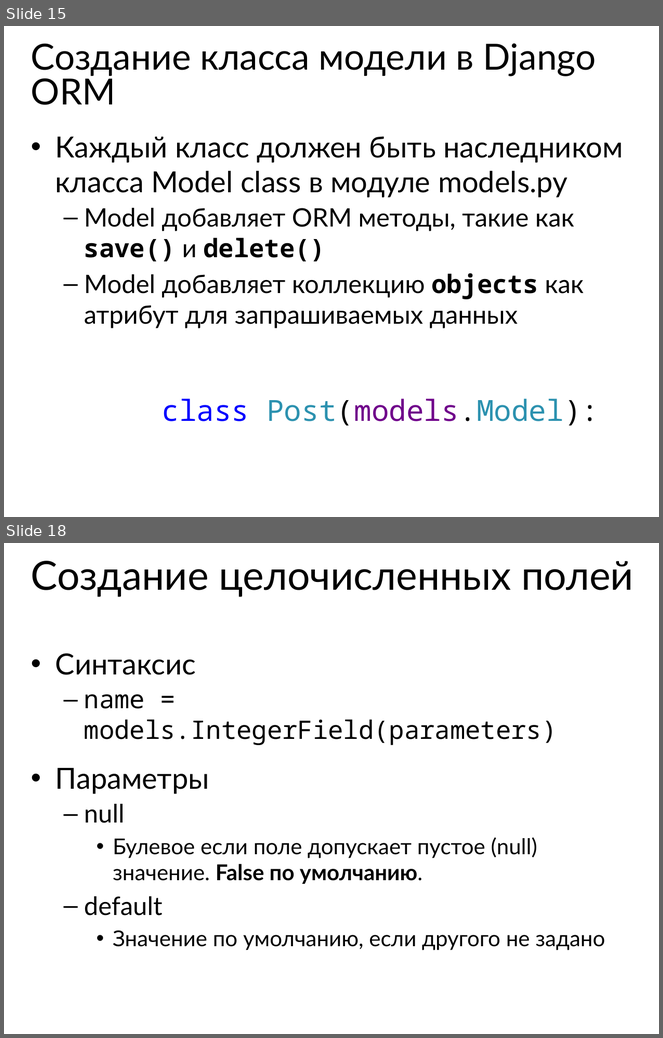
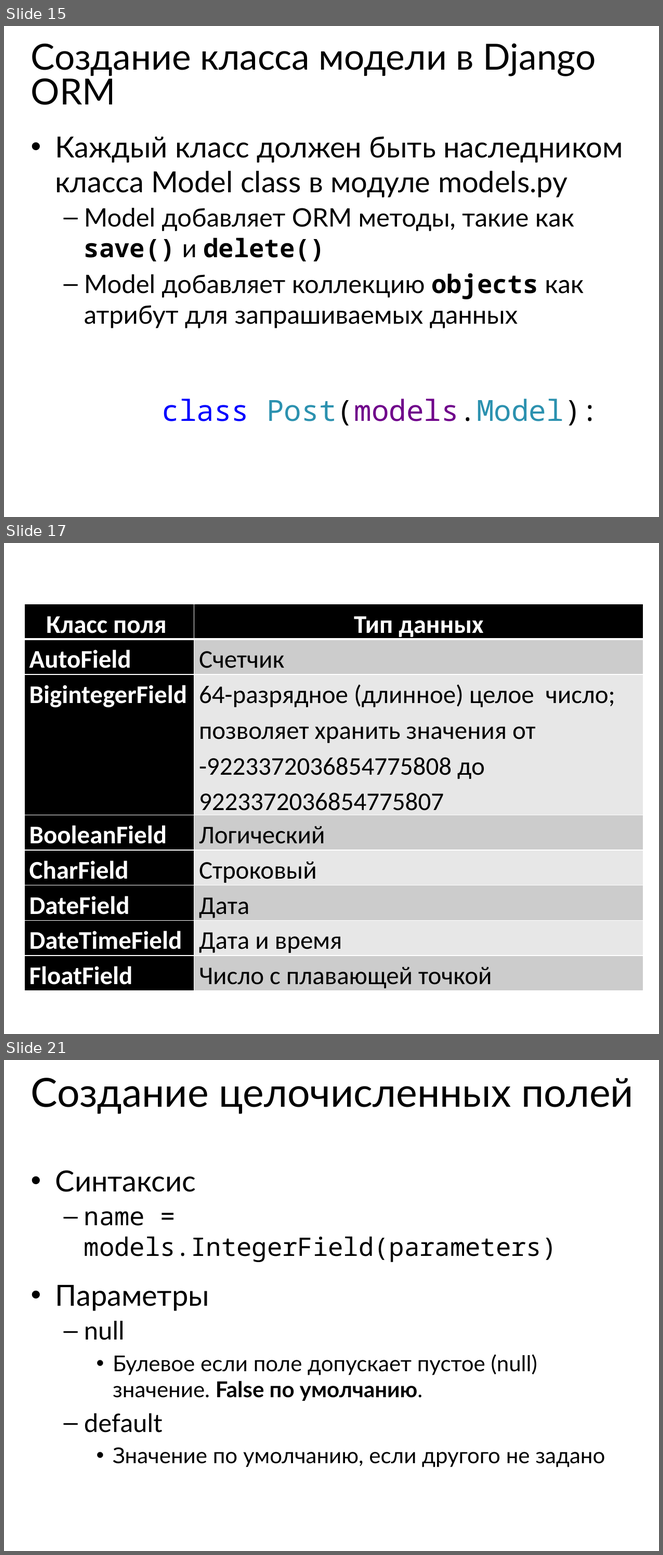
Before and after one commit to maxchv/LearnPython, a slide deck: week12/Models.pptx. Shown one above the other, each under a label of ours: slides 15 and 18 before the commit, slides 15, 17 and 21 after it; the slides between them are not shown. The pictures are 663x1038 and 663x1555 pixels, drawn with LibreOffice and Linux fonts; fonts in the diff are those of the drawing. Boxes give left, top, right and bottom in pixels: in the first picture for what was removed or moved away, otherwise in the second. Text is boxed around its words. In the diff, an @@ line names an element or a change of style, - is before the commit and + after.

```diff
--- a/week12/Models.pptx
+++ b/week12/Models.pptx
@@ slide 17 added at (x1=4, y1=543, x2=659, y2=1034), background #FFFFFF @@
@@ table added at (x1=24, y1=604, x2=644, y2=991), 8 rows, 2 columns @@
+Класс поля | Тип данных
+AutoField | Счетчик
+BigintegerField | 64-разрядное (длинное) целое число; позволяет хранить значения от -9223372036854775808 до 9223372036854775807
+BooleanField | Логический
+CharField | Строковый
+DateField | Дата
+DateTimeField | Дата и время
+FloatField | Число с плавающей точкой
@@ what was slide 18 is now slide 21 @@
```
Also in this commit, not shown: 6 slides changed, 16 other slides added.
